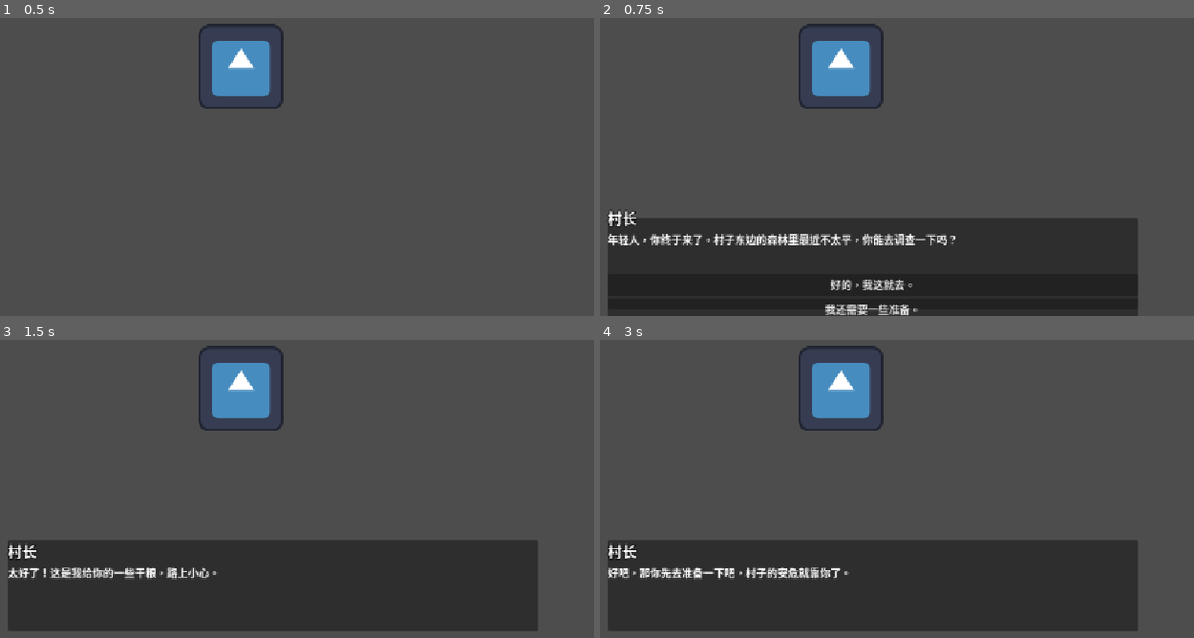
Above: before the commit, frames 1-4 (two rows, left to right).
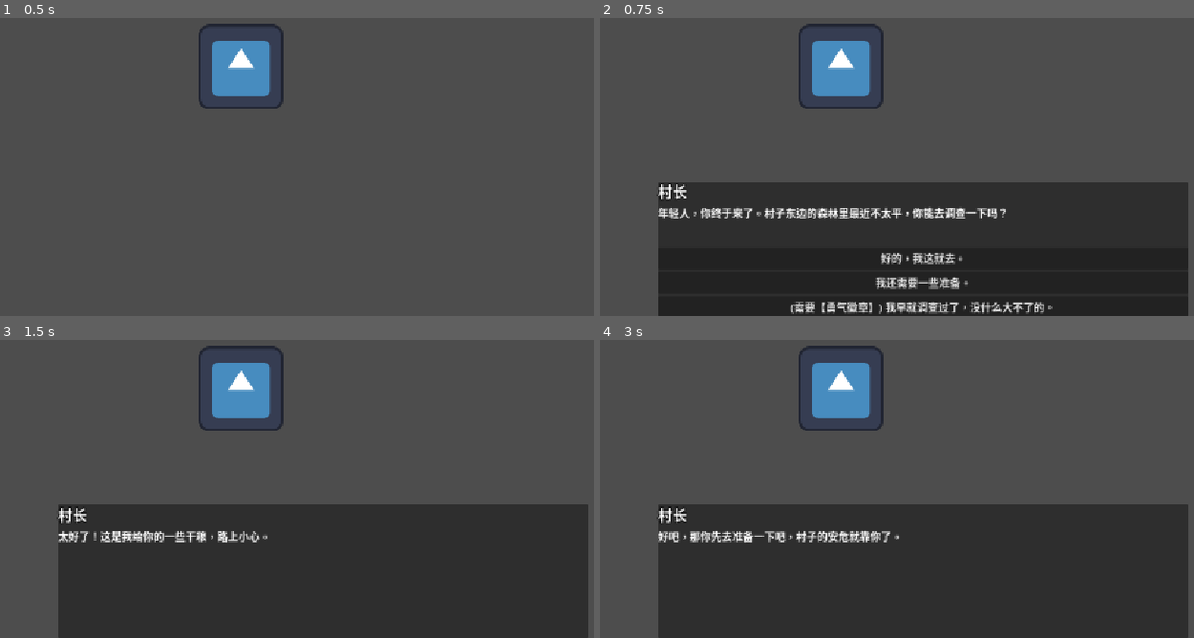
Above: after the commit, the same moments.

Repository: LiGameAcademy/laoli_dialogue_system
Game: Godot game, scene res://main.tscn
Same seed, same stepped clock (60 frames per second), same inputs: the game is played once before the commit and once after it. The engine's default icon, where the game draws it, is replaced by a stand-in: a white triangle on a blue panel in a dark square.
Inputs:
- Up to frame 1 (0.5 s): no input
- Up to frame 2 (0.75 s): tap Enter (ui_accept) at 0.5 s; hold Enter (ui_accept) from 0.53 s (still down)
- Up to frame 3 (1.5 s): release Enter (ui_accept) at 1.25 s; click "好的，我这就去。" at 1.25 s
- Up to frame 4 (3 s): tap Enter (ui_accept) at 2, 2.1, 2.27, 2.57 s; click "我还需要一些准备。" at 2.75 s

Frame 1 is identical in both runs. In frame 2, 19% of the frame differs, in the area x 1-100%, y 55-100%; in frame 3, 18%; in frame 4, 18%.

Commit message:
6条件和状态

Diff:
--- a/dialogue.json
+++ b/dialogue.json
@@ -10,6 +10,14 @@
         {
           "text": "我还需要一些准备。",
           "next_node": "refuse_quest_forest"
+        },
+        {
+          "text": "我早就调查过了，没什么大不了的。",
+          "display_condition_prefix": true,
+          "next_node": "already_done_quest",
+          "condition": {
+            "has_item": "badge_of_courage"
+          }
         }
       ]
     },
@@ -24,5 +32,11 @@
       "character": "村长",
       "text": "好吧，那你先去准备一下吧，村子的安危就靠你了。",
       "next_node": "END"
+    },
+
+    "already_done_quest": {
+      "character": "村长",
+      "text": "哦？看不出来你年纪轻轻，身手却如此了得！这是给你的奖励。",
+      "next_node": "END"
     }
   }
--- a/dialogue_manager.gd
+++ b/dialogue_manager.gd
@@ -82,8 +82,32 @@
 
 	# 核心改动：检查是否存在选项
 	if node_data.has("choices"):
-		# 如果有，就发出 choices_updated 信号
-		choices_updated.emit(node_data["choices"])
+		var available_choices = [] # 创建一个空数组来存放可用选项
+		for choice in node_data["choices"]:
+			# 检查每个选项的条件
+			if _check_condition(choice.get("condition", {})):
+				available_choices.append(choice) # 条件满足，才加入可用列表
+
+		# 在发出信号前，处理文本的动态生成
+		var localized_choices = []
+		for choice in available_choices:
+			var localized_choice = choice.duplicate() # 复制一份，避免修改原始数据
+			var final_text = tr(choice["text"]) # 先获取基础文本
+
+			# 新增逻辑：检查是否需要添加条件前缀
+			if choice.get("display_condition_prefix", false) and choice.has("condition"):
+				var condition = choice["condition"]
+				# 目前只处理has_item, 未来可扩展
+				if condition.has("has_item"):
+					var item_id = condition["has_item"]
+					# 通过ID从GameState获取道具显示名称
+					var item_name = GameState.get_item_name(item_id)
+					# 格式化字符串，动态生成最终的显示文本
+					final_text = "(需要【%s】) %s" % [item_name, final_text]
+
+			localized_choice["text"] = final_text
+			localized_choices.append(localized_choice)
+		emit_signal("choices_updated", localized_choices)
 	elif node_data.has("next_node"):
 		# 如果是单线对话，我们暂时先不自动跳转
 		# 等待玩家按键继续，这个逻辑我们放在UI层处理
@@ -92,6 +116,26 @@
 		# 如果既没有选项也没有下一句，就结束对话
 		_end_dialogue()
 
+## 检查条件是否满足
+func _check_condition(condition_data: Dictionary) -> bool:
+	if condition_data.is_empty():
+		# 没有condition字段，默认显示
+		return true
+
+	# 检查 "has_item" 条件
+	if condition_data.has("has_item"):
+		# 去询问GameState，现在传递的是ID
+		if not GameState.has_item(condition_data["has_item"]):
+			return false # 如果GameState说没有，条件不满足
+
+	# 检查 "has_completed_quest" 条件 (未来扩展)
+	# if condition_data.has("quest_completed"):
+	#	  if not GameState.has_completed_quest(condition_data["quest_completed"]):
+	#		  return false
+
+	# 所有条件都检查通过了，才返回true
+	return true
+
 ## 处理对话结束
 func _end_dialogue() -> void:
 	is_active = false # 标记对话结束
--- a/dialogue_ui.tscn
+++ b/dialogue_ui.tscn
@@ -7,10 +7,16 @@
 
 [node name="Panel" type="Panel" parent="."]
 unique_name_in_owner = true
-offset_left = 100.0
-offset_top = 500.0
-offset_right = 900.0
-offset_bottom = 637.0
+anchors_preset = 7
+anchor_left = 0.5
+anchor_top = 1.0
+anchor_right = 0.5
+anchor_bottom = 1.0
+offset_left = -400.0
+offset_top = -203.0
+offset_right = 400.0
+grow_horizontal = 2
+grow_vertical = 0
 
 [node name="VBoxContainer" type="VBoxContainer" parent="Panel"]
 layout_mode = 1
--- /dev/null
+++ b/game_state.gd
@@ -0,0 +1,31 @@
+extends Node
+
+# 1. 创建一个道具“数据库”，用ID作为Key
+var item_database = {
+	"sword_rust": { "name": "生锈的剑" },
+	"bread": { "name": "面包" },
+	"badge_of_courage": { "name": "勇气徽章" }
+}
+
+# 2. 玩家的背包现在存储的是道具ID，而不是名称
+#var inventory = ["sword_rust", "bread"]
+var inventory = ["sword_rust", "bread", "badge_of_courage"]
+var completed_quests = ["新手村报道"]
+
+# 3. has_item和add_item现在都使用ID
+func has_item(item_id: String) -> bool:
+	return inventory.has(item_id)
+
+func add_item(item_id: String):
+	if not inventory.has(item_id):
+		inventory.append(item_id)
+
+# 4. 用于通过ID获取道具的显示名称
+func get_item_name(item_id: String) -> String:
+	if item_database.has(item_id):
+		# 在这里，我们可以为未来的本地化做准备，直接使用tr()
+		return tr(item_database[item_id]["name"])
+	return "[物品ID不存在]"
+
+# 未来可以扩展更多接口
+# func has_completed_quest(quest_id: String) -> bool: ...
--- a/project.godot
+++ b/project.godot
@@ -18,6 +18,7 @@
 [autoload]
 
 DialogueManager="*res://dialogue_manager.gd"
+GameState="*res://game_state.gd"
 
 [display]
 
Not shown, added: game_state.gd.uid
